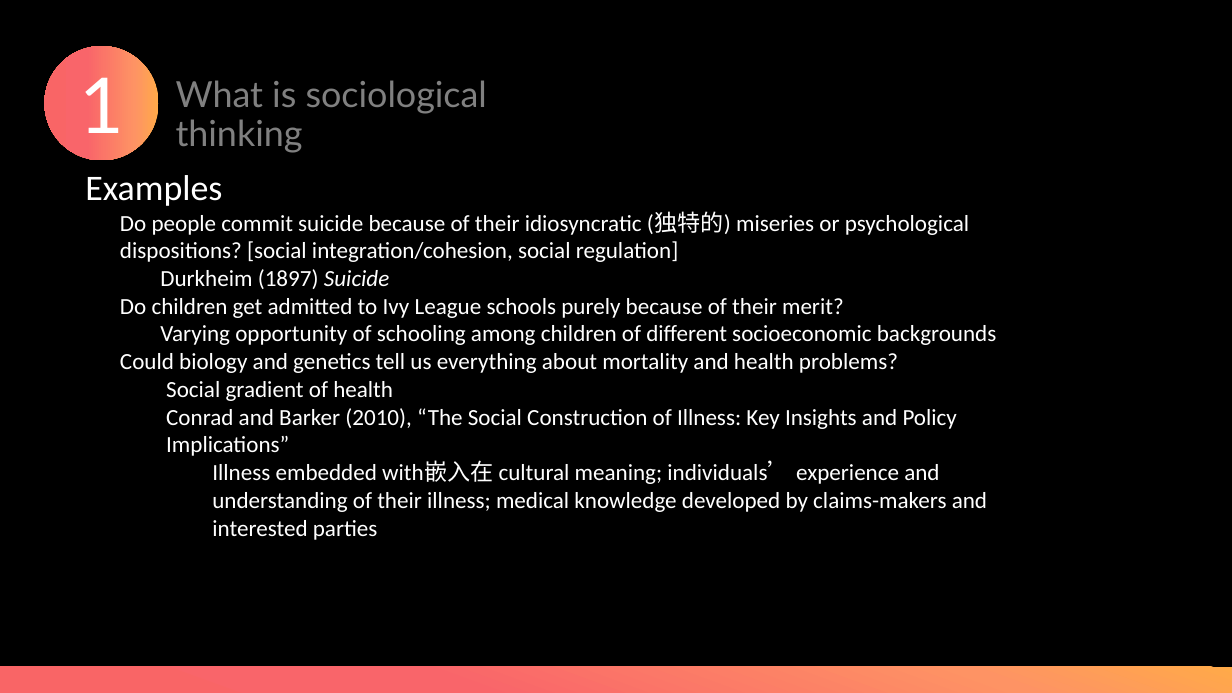
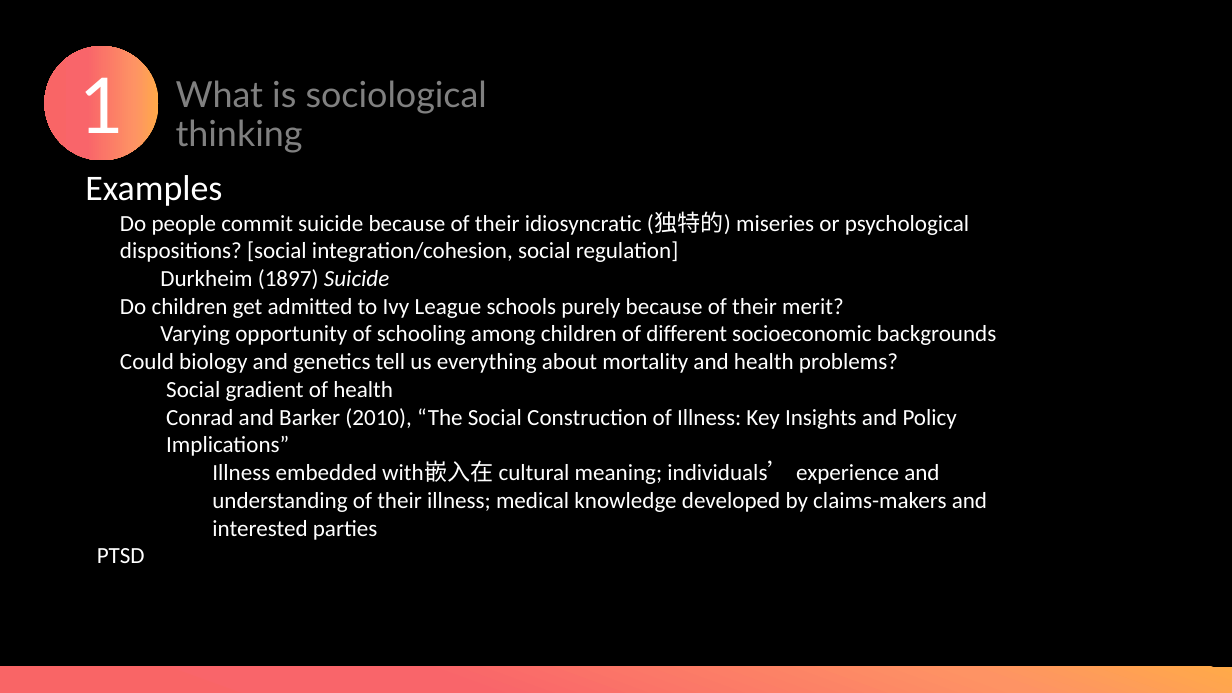
Before and after one commit to XueWenSYan/Intro_to_sociology, a slide deck: slide 5 of Meetings 1 & 2.pptx. Drawn at 1232x693 pixels with LibreOffice and Linux fonts; fonts in the diff are those of the drawing. Boxes give left, top, right and bottom in pixels: in the first picture for what was removed or moved away, otherwise in the second. Text is boxed around its words. In the diff, an @@ line names an element or a change of style, - is before the commit and + after.

```diff
--- a/Meetings 1 & 2.pptx
+++ b/Meetings 1 & 2.pptx
@@ text at (97,548,145,563): paragraph added @@
+PTSD
```
Also in this commit, not shown: 3 other files.
